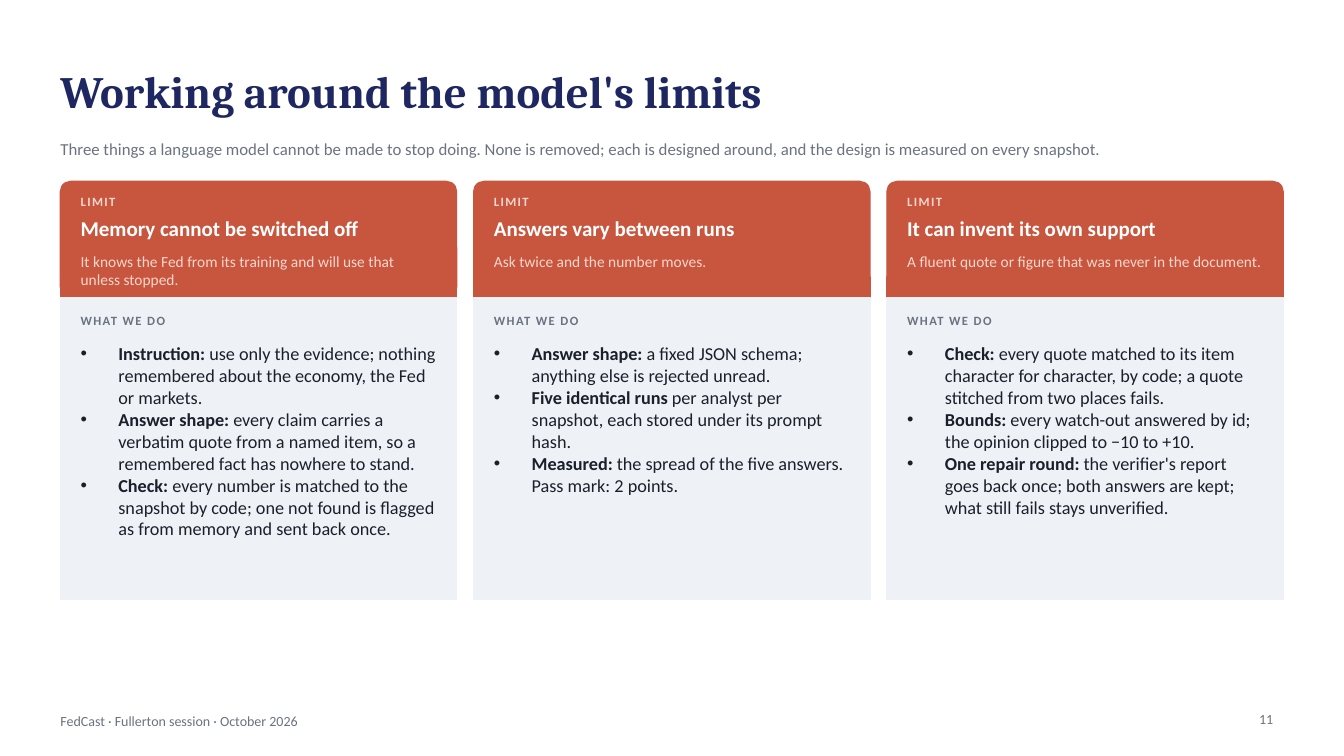
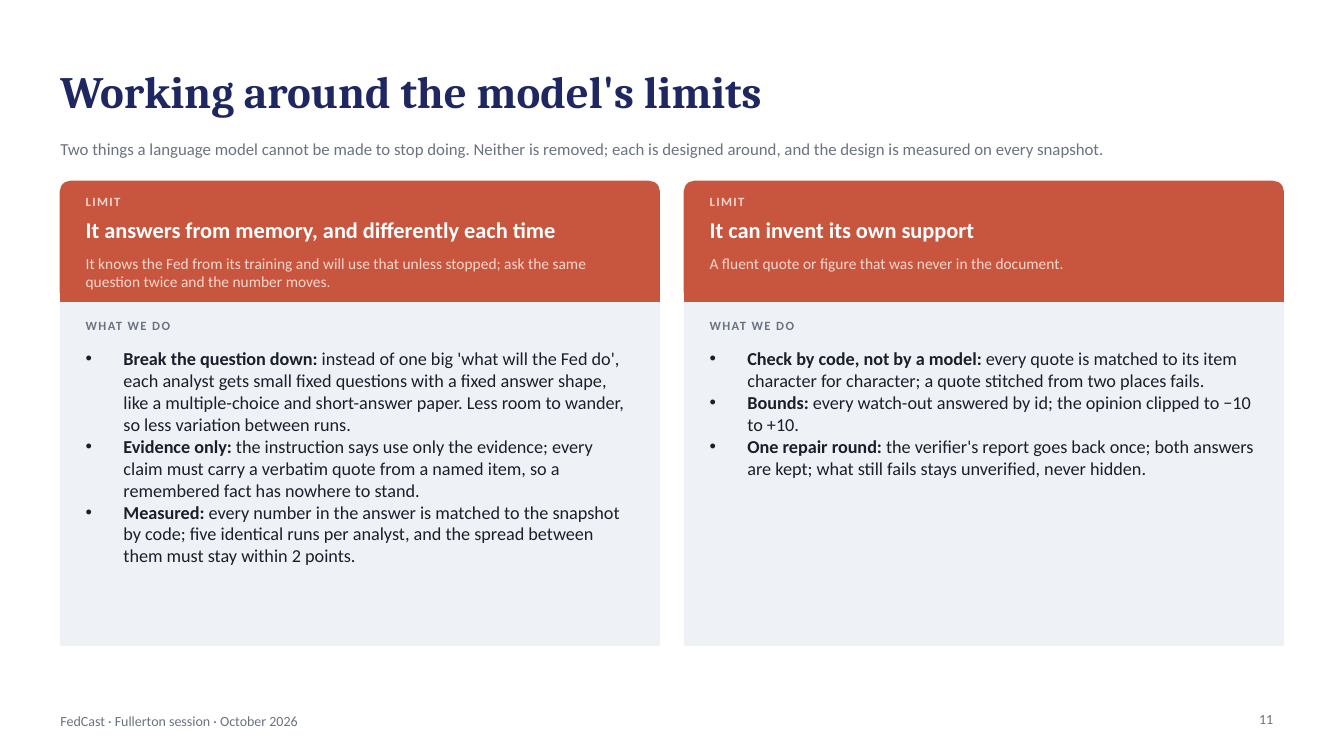
Before and after one commit to kmt112/fed-forecast, a slide deck: slide 11 of docs/FedCast_Fullerton.pptx. Drawn at 1344x756 pixels with LibreOffice and Linux fonts; fonts in the diff are those of the drawing. Boxes give left, top, right and bottom in pixels: in the first picture for what was removed or moved away, otherwise in the second. Text is boxed around its words. In the diff, an @@ line names an element or a change of style, - is before the commit and + after.

```diff
--- a/docs/FedCast_Fullerton.pptx
+++ b/docs/FedCast_Fullerton.pptx
@@ text at (x1=60, y1=143, x2=1103, y2=158): text changed @@
-Three things a language model cannot be made to stop doing. None is removed; each is designed around, and the design is measured on every snapshot.
+Two things a language model cannot be made to stop doing. Neither is removed; each is designed around, and the design is measured on every snapshot.
@@ rounded rectangle resized from (x1=60, y1=181, x2=457, y2=297) to (x1=60, y1=181, x2=659, y2=302) @@
@@ rounded rectangle at (x1=60, y1=181, x2=659, y2=302): proportions changed @@
@@ text "LIMIT" moved from (x1=81, y1=198, x2=116, y2=206) to (x1=86, y1=198, x2=121, y2=206) @@
@@ rounded rectangle removed at (x1=474, y1=181, x2=870, y2=297) @@
@@ text removed at (x1=494, y1=198, x2=529, y2=206) @@
-LIMIT
@@ rounded rectangle at (x1=685, y1=181, x2=1284, y2=302): proportions changed @@
@@ rounded rectangle resized from (x1=887, y1=181, x2=1284, y2=297) to (x1=685, y1=181, x2=1284, y2=302) @@
@@ text "LIMIT" moved from (x1=907, y1=198, x2=942, y2=206) to (x1=710, y1=198, x2=745, y2=206) @@
@@ text removed at (x1=81, y1=221, x2=358, y2=240) @@
-Memory cannot be switched off
@@ text added at (x1=86, y1=222, x2=555, y2=242), 16 pt, text #FFFFFF, bold @@
+It answers from memory, and differently each time
@@ text removed at (x1=494, y1=221, x2=734, y2=240) @@
-Answers vary between runs
@@ text "It can invent its own ..." moved from (x1=907, y1=221, x2=1156, y2=240) to (x1=710, y1=222, x2=975, y2=242) @@
@@ text "It can invent its own ..." at (x1=710, y1=222, x2=975, y2=242): size 15 to 16 pt @@
@@ text at (x1=86, y1=258, x2=586, y2=290): text changed @@
-It knows the Fed from its training and will use that unless stopped.
+It knows the Fed from its training and will use that unless stopped; ask the same question twice and the number moves.
@@ text removed at (x1=494, y1=256, x2=706, y2=267) @@
-Ask twice and the number moves.
@@ text "A fluent quote or figure ..." moved from (x1=907, y1=256, x2=1261, y2=270) to (x1=710, y1=258, x2=1064, y2=272) @@
@@ rectangle resized from (x1=60, y1=277, x2=457, y2=297) to (x1=60, y1=282, x2=659, y2=302) @@
@@ rectangle removed at (x1=474, y1=277, x2=870, y2=297) @@
@@ rectangle removed at (x1=474, y1=297, x2=870, y2=600) @@
@@ rectangle resized from (x1=887, y1=277, x2=1284, y2=297) to (x1=685, y1=282, x2=1284, y2=302) @@
@@ rectangle resized from (x1=60, y1=297, x2=457, y2=600) to (x1=60, y1=302, x2=659, y2=645) @@
@@ text "WHAT WE DO" rewrapped from (x1=81, y1=313, x2=437, y2=333) to (x1=86, y1=318, x2=634, y2=338) @@
@@ text removed at (x1=494, y1=313, x2=850, y2=333) @@
-WHAT WE DO
@@ rectangle resized from (x1=887, y1=297, x2=1284, y2=600) to (x1=685, y1=302, x2=1284, y2=645) @@
@@ text "WHAT WE DO" rewrapped from (x1=907, y1=313, x2=1263, y2=333) to (x1=710, y1=318, x2=1258, y2=338) @@
@@ text at (x1=123, y1=352, x2=624, y2=565): text changed @@
-• Instruction: use only the evidence; nothing remembered about the economy, the Fed or markets.
-• Answer shape: every claim carries a verbatim quote from a named item, so a remembered fact has nowhere to stand.
-• Check: every number is matched to the snapshot by code; one not found is flagged as from memory and sent back once.
+• Break the question down: instead of one big 'what will the Fed do', each analyst gets small fixed questions with a fixed answer shape, like a multiple-choice and short-answer paper. Less room to wander, so less variation between runs.
+• Evidence only: the instruction says use only the evidence; every claim must carry a verbatim quote from a named item, so a remembered fact has nowhere to stand.
+• Measured: every number in the answer is matched to the snapshot by code; five identical runs per analyst, and the spread between them must stay within 2 points.
@@ text removed at (x1=532, y1=347, x2=843, y2=495) @@
-• Answer shape: a fixed JSON schema; anything else is rejected unread.
-• Five identical runs per analyst per snapshot, each stored under its prompt hash.
-• Measured: the spread of the five answers. Pass mark: 2 points.
@@ text "Check by code, not by ..." moved from (x1=945, y1=347, x2=1251, y2=517) to (x1=747, y1=352, x2=1253, y2=478) @@
@@ text at (x1=747, y1=352, x2=1237, y2=390): text changed @@
-• Check: every quote matched to its item character for character, by code; a quote stitched from two places fails.
+• Check by code, not by a model: every quote is matched to its item character for character; a quote stitched from two places fails.
@@ text at (x1=747, y1=440, x2=1253, y2=478): text changed @@
-• One repair round: the verifier's report goes back once; both answers are kept; what still fails stays unverified.
+• One repair round: the verifier's report goes back once; both answers are kept; what still fails stays unverified, never hidden.
```
Also in this commit, not shown: 2 other slides changed, 1 slide added, 2 other files.
